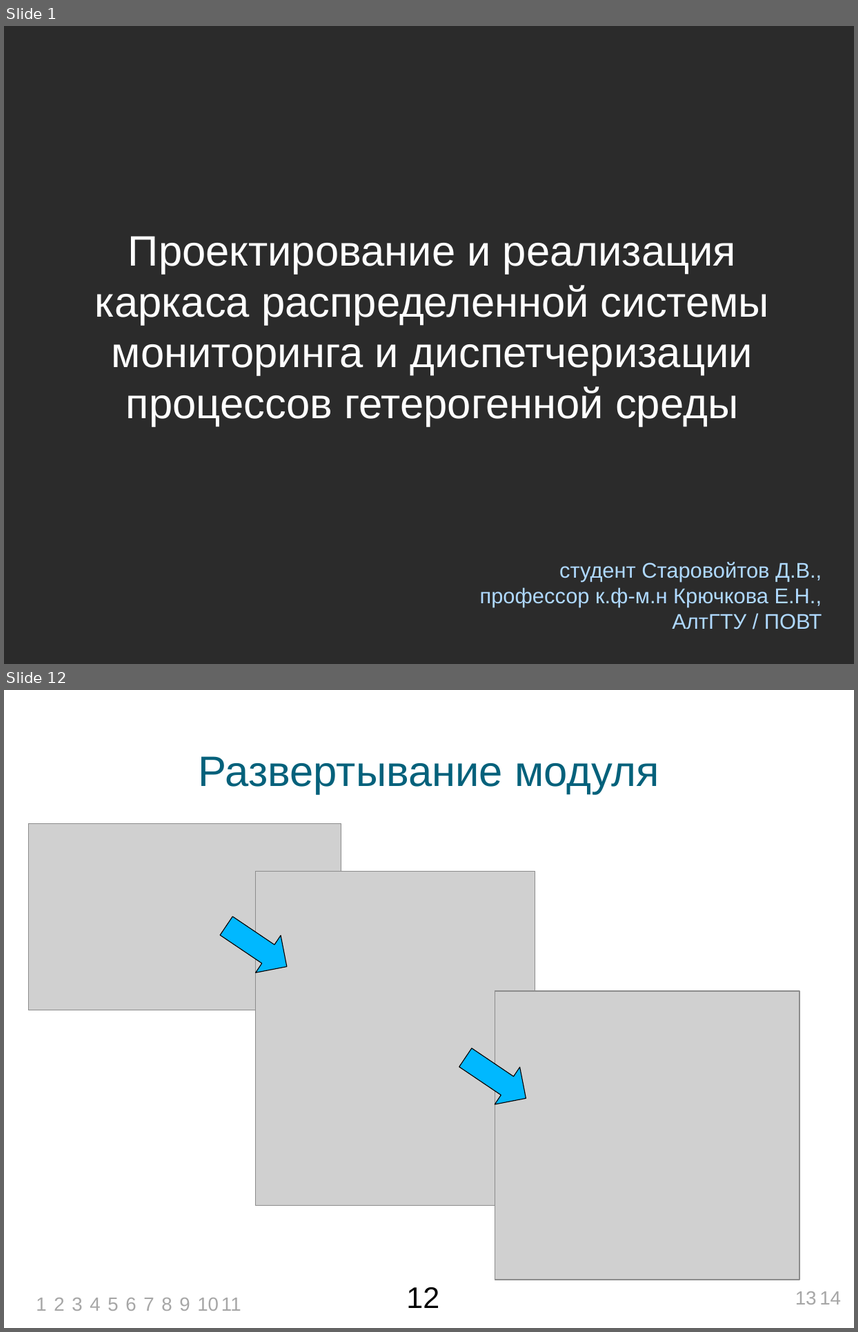
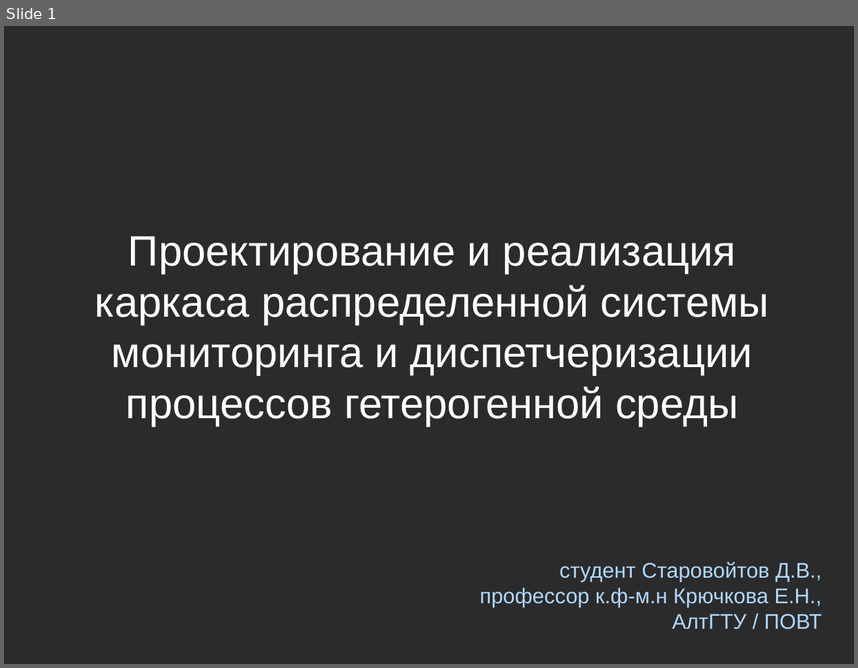
Before and after one commit to bluerain/snoopy, a slide deck: diploma/trunk/ppt/starovoitov.pptx. Shown one above the other, each under a label of ours: slides 1 and 12 before the commit, slide 1 after it; the slides between them are not shown. The pictures are 858x1332 and 858x668 pixels, drawn with LibreOffice and Linux fonts; fonts in the diff are those of the drawing; grey boxes stand for pictures; background and template pictures are left out; a plain dark background stands for a picture behind light text. Boxes give left, top, right and bottom in pixels: in the first picture for what was removed or moved away, otherwise in the second. Text is boxed around its words. In the diff, an @@ line names an element or a change of style, - is before the commit and + after.

```diff
--- a/diploma/trunk/ppt/starovoitov.pptx
+++ b/diploma/trunk/ppt/starovoitov.pptx
@@ slide 12 removed at bbox=[4, 690, 854, 1328], background picture (left out) @@
@@ text removed at bbox=[199, 756, 660, 794] @@
-Развертывание модуля
@@ picture removed at bbox=[28, 823, 341, 1010] @@
@@ picture removed at bbox=[256, 871, 535, 1205] @@
@@ right arrow removed at bbox=[213, 907, 299, 985] @@
@@ picture removed at bbox=[495, 991, 799, 1279] @@
@@ right arrow removed at bbox=[453, 1038, 538, 1116] @@
@@ text removed at bbox=[406, 1287, 439, 1308] @@
-12
@@ text removed at bbox=[36, 1297, 46, 1310] @@
-1
@@ text removed at bbox=[54, 1297, 64, 1310] @@
-2
@@ text removed at bbox=[72, 1297, 82, 1310] @@
-3
@@ text removed at bbox=[90, 1297, 100, 1310] @@
-4
@@ text removed at bbox=[107, 1297, 118, 1310] @@
-5
@@ text removed at bbox=[125, 1297, 136, 1310] @@
-6
@@ text removed at bbox=[143, 1297, 154, 1310] @@
-7
@@ text removed at bbox=[161, 1297, 172, 1310] @@
-8
@@ text removed at bbox=[179, 1297, 190, 1310] @@
-9
@@ text removed at bbox=[197, 1297, 219, 1310] @@
-10
@@ text removed at bbox=[221, 1297, 241, 1310] @@
-11
@@ text removed at bbox=[795, 1291, 817, 1304] @@
-13
@@ text removed at bbox=[820, 1291, 841, 1304] @@
-14
```
Also in this commit, not shown: 9 slides changed, 4 slides added, 3 other slides removed, 8 other files.
